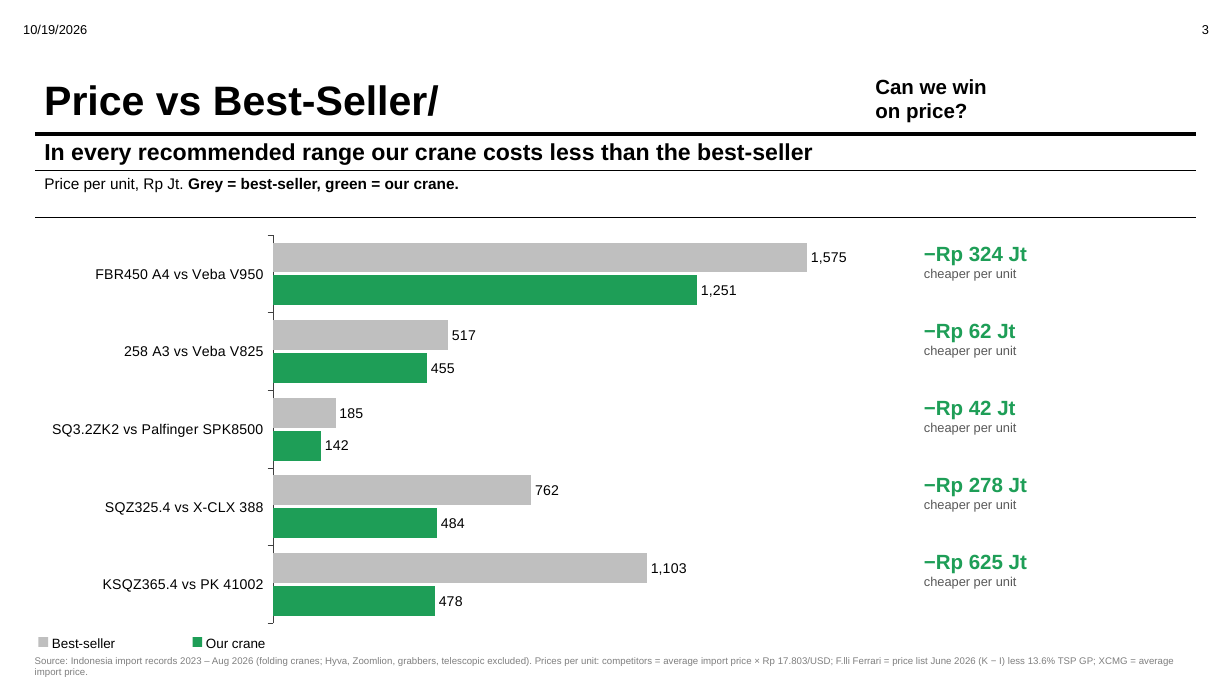
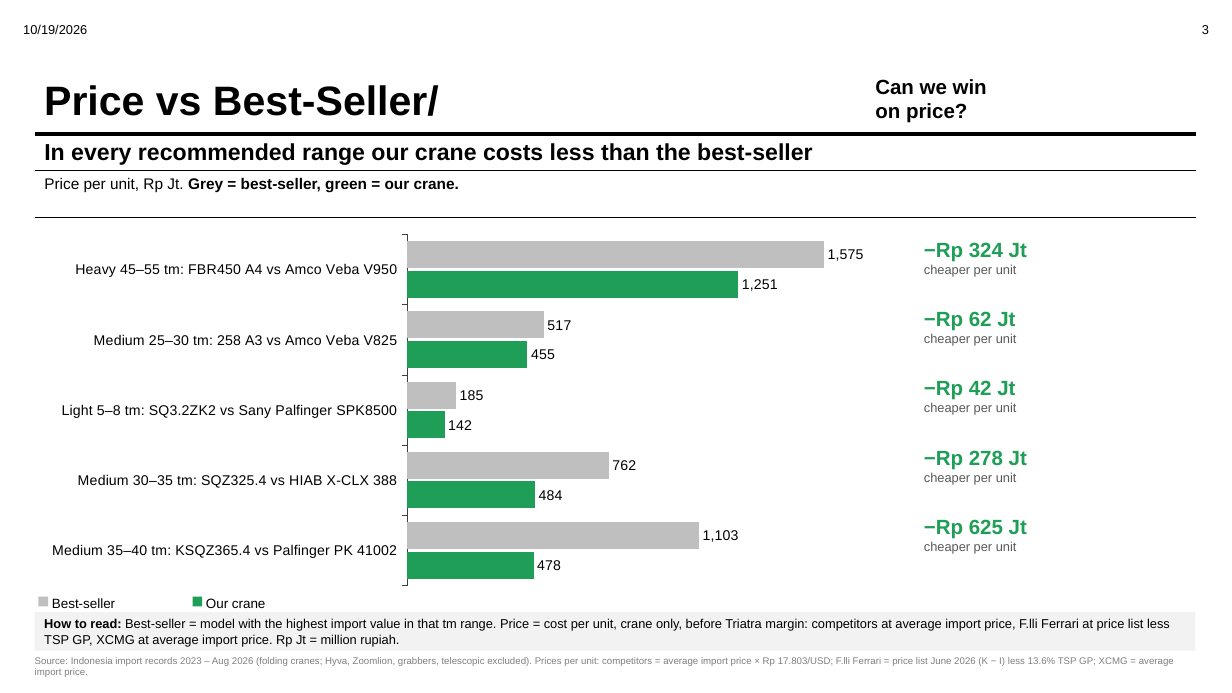
Before and after one commit to Godson7777/6month, a slide deck: slide 3 of nedp_deck/v7/Stock_Recommendation_5.pptx. Drawn at 1232x693 pixels with LibreOffice and Linux fonts; fonts in the diff are those of the drawing. Boxes give left, top, right and bottom in pixels: in the first picture for what was removed or moved away, otherwise in the second. Text is boxed around its words. In the diff, an @@ line names an element or a change of style, - is before the commit and + after.

```diff
--- a/nedp_deck/v7/Stock_Recommendation_5.pptx
+++ b/nedp_deck/v7/Stock_Recommendation_5.pptx
@@ bar chart at <box>35,227,902,593</box> @@
-categories: FBR450 A4 vs Veba V950, 258 A3 vs Veba V825, SQ3.2ZK2 vs Palfinger SPK8500, SQZ325.4 vs X-CLX 388, KSQZ365.4 vs PK 41002
+categories: Heavy 45–55 tm: FBR450 A4 vs Amco Veba V950, Medium 25–30 tm: 258 A3 vs Amco Veba V825, Light 5–8 tm: SQ3.2ZK2 vs Sany Palfinger SPK8500, Medium 30–35 tm: SQZ325.4 vs HIAB X-CLX 388, Medium 35–40 tm: KSQZ365.4 vs Palfinger PK 41002
@@ bar chart: place and size @@
-bar chart at <box>35,227,902,632</box>
+bar chart at <box>35,227,902,593</box>
@@ text "−Rp 324 Jt" rewrapped from <box>924,246,1027,280</box> to <box>924,242,1027,262</box> @@
@@ text "−Rp 62 Jt": place and size @@
-text "−Rp 62 Jt" at <box>924,323,1017,357</box>
+text "−Rp 62 Jt" at <box>924,311,1017,346</box>
@@ text "−Rp 42 Jt": place and size @@
-text "−Rp 42 Jt" at <box>924,400,1017,434</box>
+text "−Rp 42 Jt" at <box>924,380,1017,415</box>
@@ text "−Rp 278 Jt": place and size @@
-text "−Rp 278 Jt" at <box>924,477,1027,511</box>
+text "−Rp 278 Jt" at <box>924,450,1027,485</box>
@@ text "−Rp 625 Jt": place and size @@
-text "−Rp 625 Jt" at <box>924,554,1027,588</box>
+text "−Rp 625 Jt" at <box>924,519,1027,554</box>
@@ 2 texts, 2 rectangles: place and size @@
-2 texts, 2 rectangles at <box>39,638,266,648</box>
+2 texts, 2 rectangles at <box>39,597,266,608</box>
@@ rectangle added at <box>35,612,1196,651</box>, fill #F2F2F2 @@
@@ text added at <box>44,618,1170,647</box>, 10 pt, text #000000 @@
+How to read: Best-seller = model with the highest import value in that tm range. Price = cost per unit, crane only, before Triatra margin: competitors at average import price, F.lli Ferrari at price list less TSP GP, XCMG at average import price. Rp Jt = million rupiah.
```
Also in this commit, not shown: 2 other slides changed, 1 other file.
